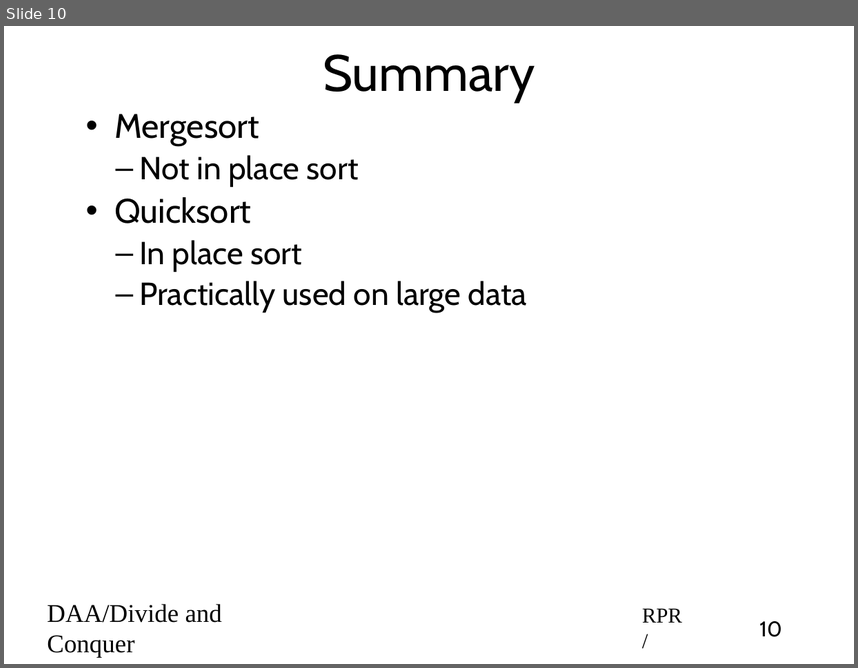
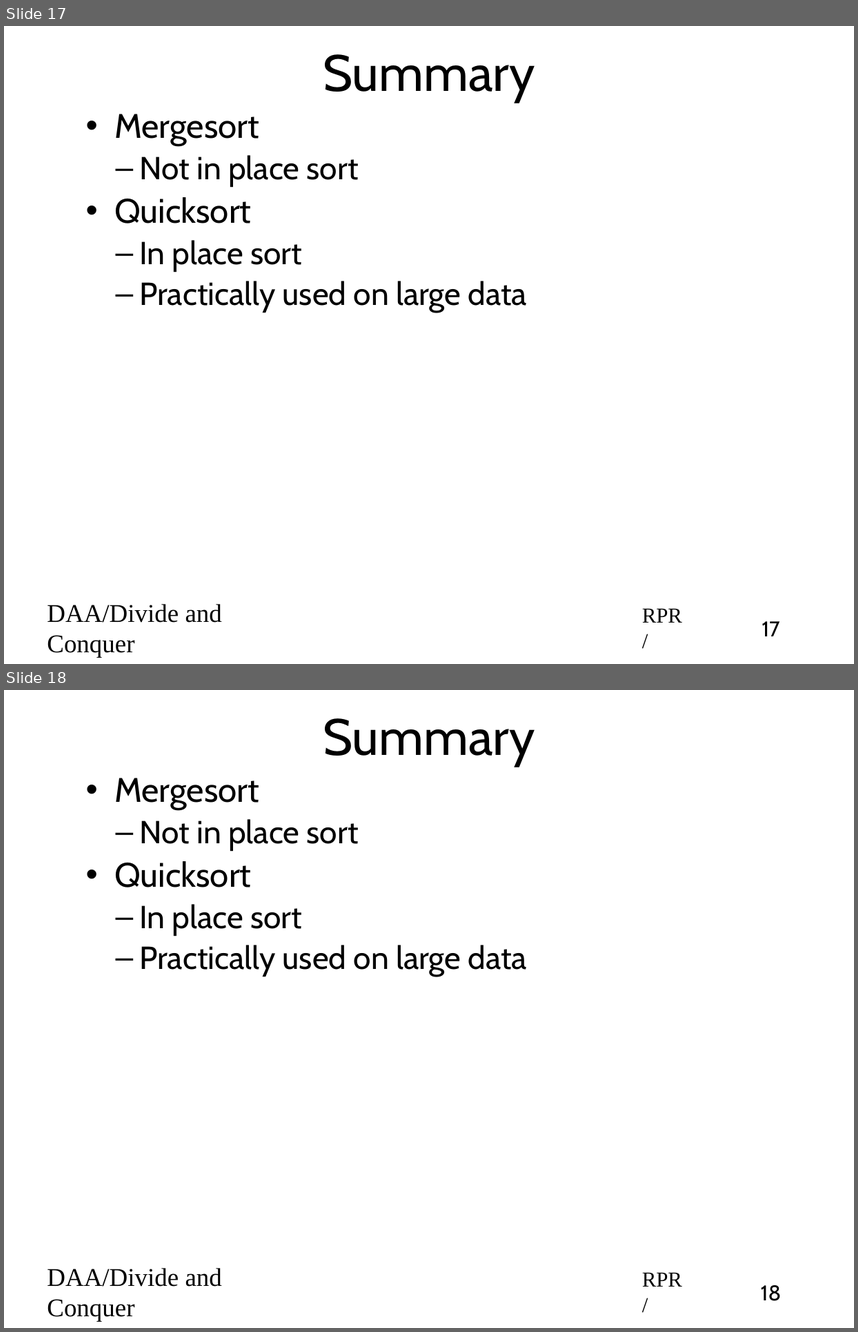
Before and after one commit to rprustagi/2019_20-Even-18CS42-DAA, a slide deck: Slides/2020-Even-DAA-L12-Divide-Conquer-Quicksort.pptx. Shown one above the other, each under a label of ours: slide 10 before the commit, slides 17 and 18 after it. The pictures are 858x668 and 858x1332 pixels, drawn with LibreOffice and Linux fonts; fonts in the diff are those of the drawing. Boxes give left, top, right and bottom in pixels: in the first picture for what was removed or moved away, otherwise in the second. Text is boxed around its words. In the diff, an @@ line names an element or a change of style, - is before the commit and + after.

```diff
--- a/Slides/2020-Even-DAA-L12-Divide-Conquer-Quicksort.pptx
+++ b/Slides/2020-Even-DAA-L12-Divide-Conquer-Quicksort.pptx
@@ slide 18 added at (x1=4, y1=690, x2=854, y2=1328), background #FFFFFF @@
@@ title added at (x1=323, y1=718, x2=535, y2=766), 48 pt, text #000000 @@
+Summary
@@ text added at (x1=114, y1=778, x2=527, y2=976), 30 pt, text #000000 @@
+• Mergesort
+  – Not in place sort
+• Quicksort
+  – In place sort
+  – Practically used on large data
@@ text added at (x1=47, y1=1268, x2=222, y2=1321), 24 pt, text #000000 @@
+DAA/Divide and Conquer
@@ text added at (x1=642, y1=1272, x2=682, y2=1286), 20 pt, text #000000 @@
+RPR/
@@ page number added at (x1=761, y1=1285, x2=782, y2=1301), 20 pt, text #000000 @@
+18
@@ what was slide 10 is now slide 17 @@
@@ page number at (x1=762, y1=621, x2=780, y2=636): text changed @@
-10
+17
```
Also in this commit, not shown: 6 slides changed, 7 other slides added, 1 other file.
